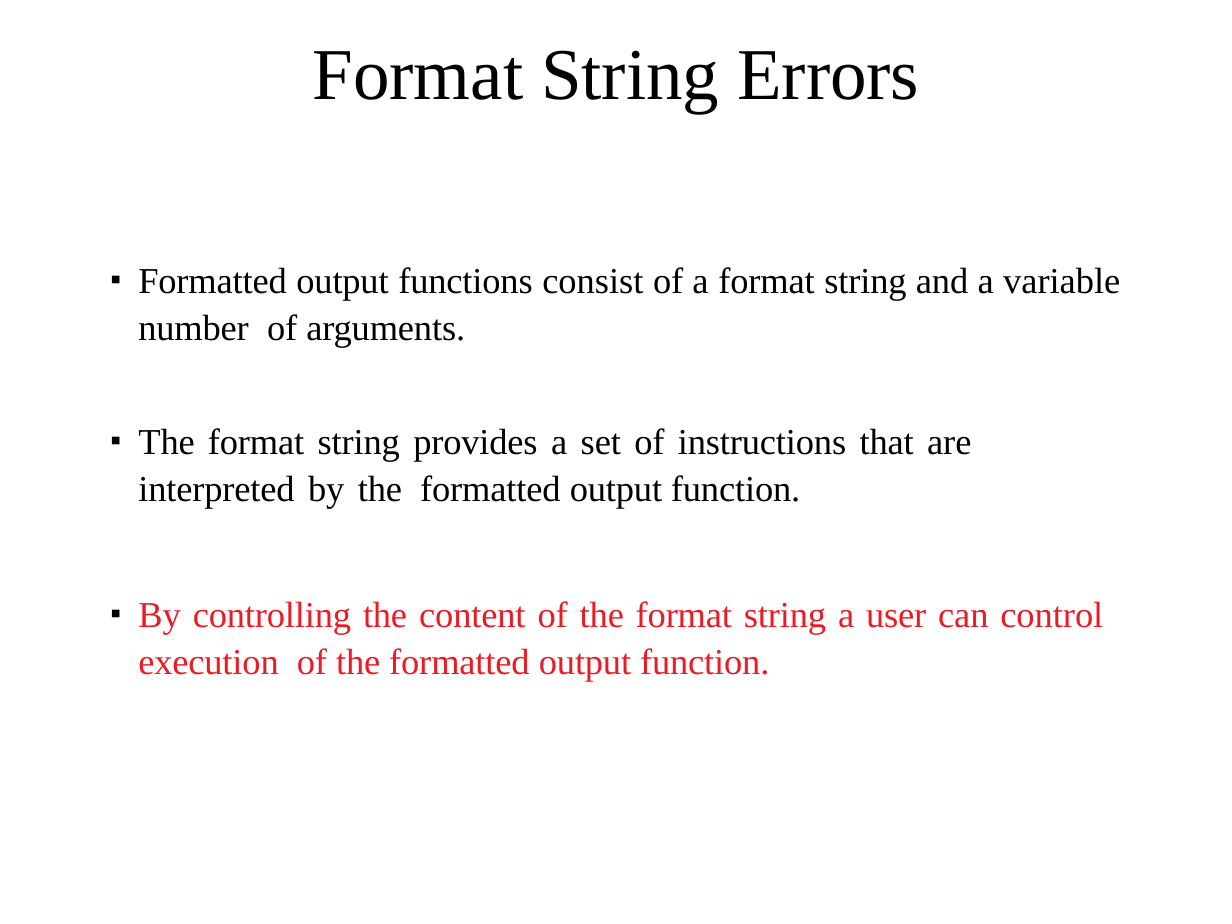
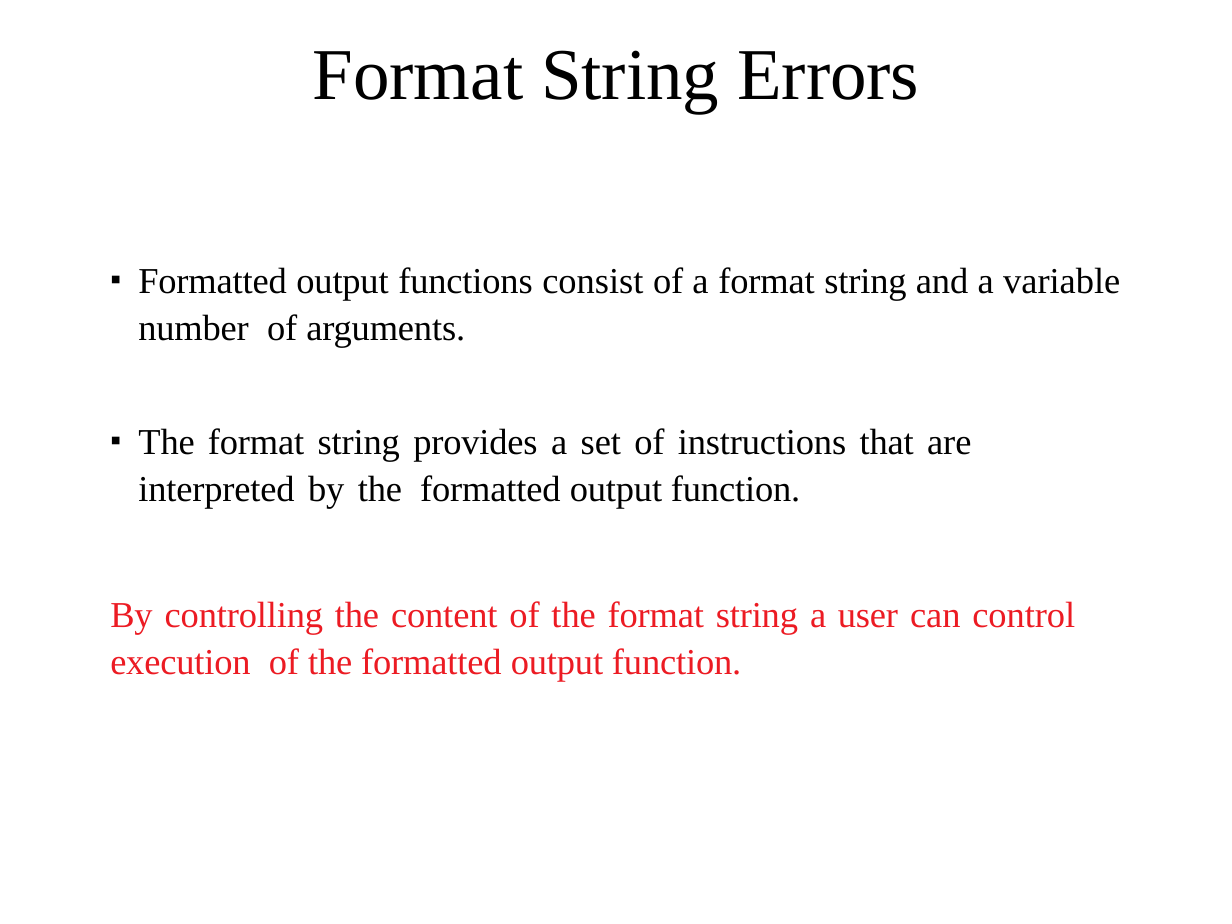
Before and after one commit to cs-uob/COMS20012, a slide deck: slide 27 of docs/slides/Intro to Software Security.pptx. Drawn at 1232x924 pixels with LibreOffice and Linux fonts; fonts in the diff are those of the drawing. Boxes give left, top, right and bottom in pixels: in the first picture for what was removed or moved away, otherwise in the second. Text is boxed around its words. In the diff, an @@ line names an element or a change of style, - is before the commit and + after.

```diff
--- a/docs/slides/Intro to Software Security.pptx
+++ b/docs/slides/Intro to Software Security.pptx
@@ text at [110,601,1075,681]: bullet ▪ to none @@
```
Also in this commit, not shown: 1 slide removed.
